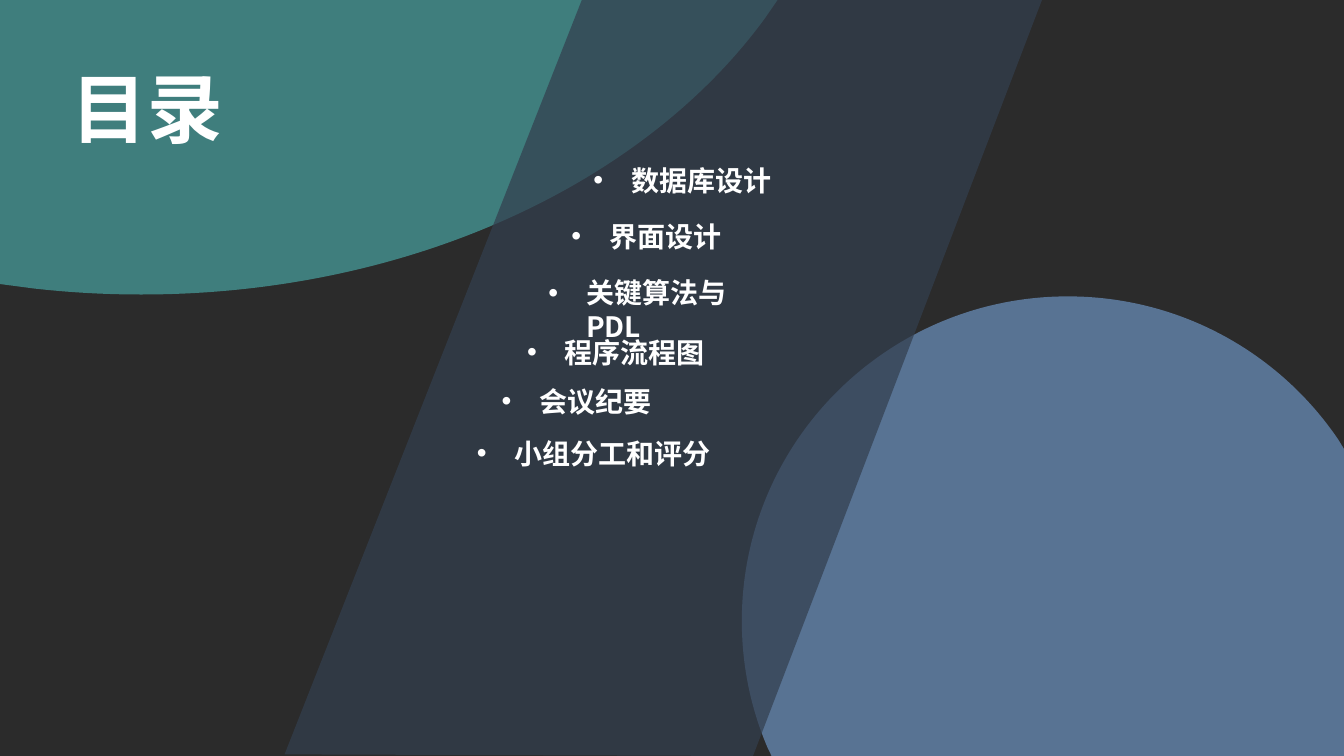
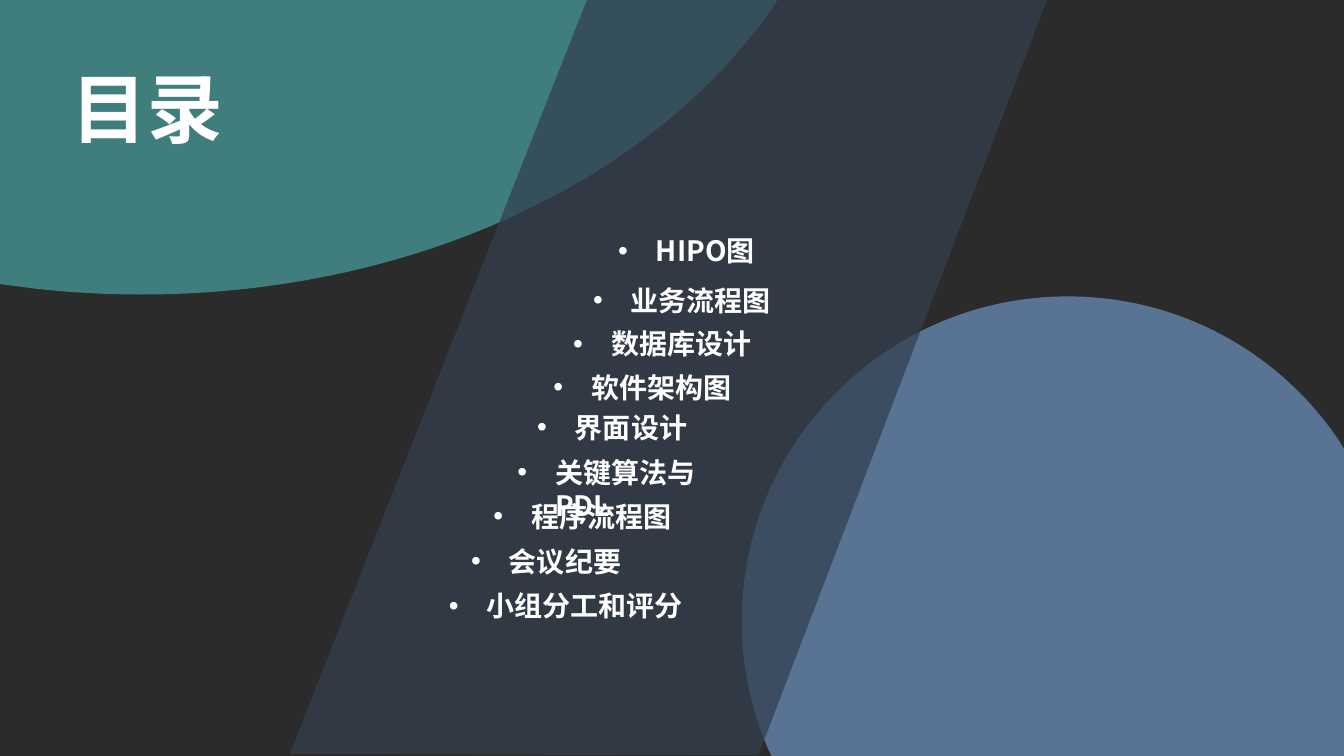
Before and after one commit to wo-ay/G10, a slide deck: slide 2 of 项目文档/文档与ppt/G10项目设计PPT.pptx. Drawn at 1344x756 pixels with LibreOffice and Linux fonts; fonts in the diff are those of the drawing; background and template pictures are left out; a plain dark background stands for a picture behind light text. Boxes give left, top, right and bottom in pixels: in the first picture for what was removed or moved away, otherwise in the second. Text is boxed around its words. In the diff, an @@ line names an element or a change of style, - is before the commit and + after.

```diff
--- a/项目文档/文档与ppt/G10项目设计PPT.pptx
+++ b/项目文档/文档与ppt/G10项目设计PPT.pptx
@@ freeform shape: place and size @@
-freeform shape at box(284, 0, 1042, 756)
+freeform shape at box(289, 0, 1047, 756)
@@ text added at box(656, 238, 755, 264), 20 pt, text #FFFFFF, bold @@
+• HIPO图
@@ text added at box(631, 287, 771, 314), 20 pt, text #FFFFFF, bold @@
+• 业务流程图
@@ text "数据库设计": place and size @@
-text "数据库设计" at box(631, 167, 771, 194)
+text "数据库设计" at box(611, 330, 751, 357)
@@ text added at box(591, 374, 731, 401), 20 pt, text #FFFFFF, bold @@
+• 软件架构图
@@ text "界面设计": place and size @@
-text "界面设计" at box(609, 223, 721, 250)
+text "界面设计" at box(575, 414, 687, 441)
@@ text "关键算法与PDL": place and size @@
-text "关键算法与PDL" at box(586, 279, 726, 345)
+text "关键算法与PDL" at box(555, 459, 695, 524)
@@ text "程序流程图" rewrapped from box(565, 335, 705, 366) to box(531, 499, 671, 535) @@
@@ text "会议纪要": place and size @@
-text "会议纪要" at box(539, 388, 651, 415)
+text "会议纪要" at box(509, 548, 621, 575)
@@ text "小组分工和评分": place and size @@
-text "小组分工和评分" at box(515, 440, 711, 467)
+text "小组分工和评分" at box(487, 592, 683, 619)
```
